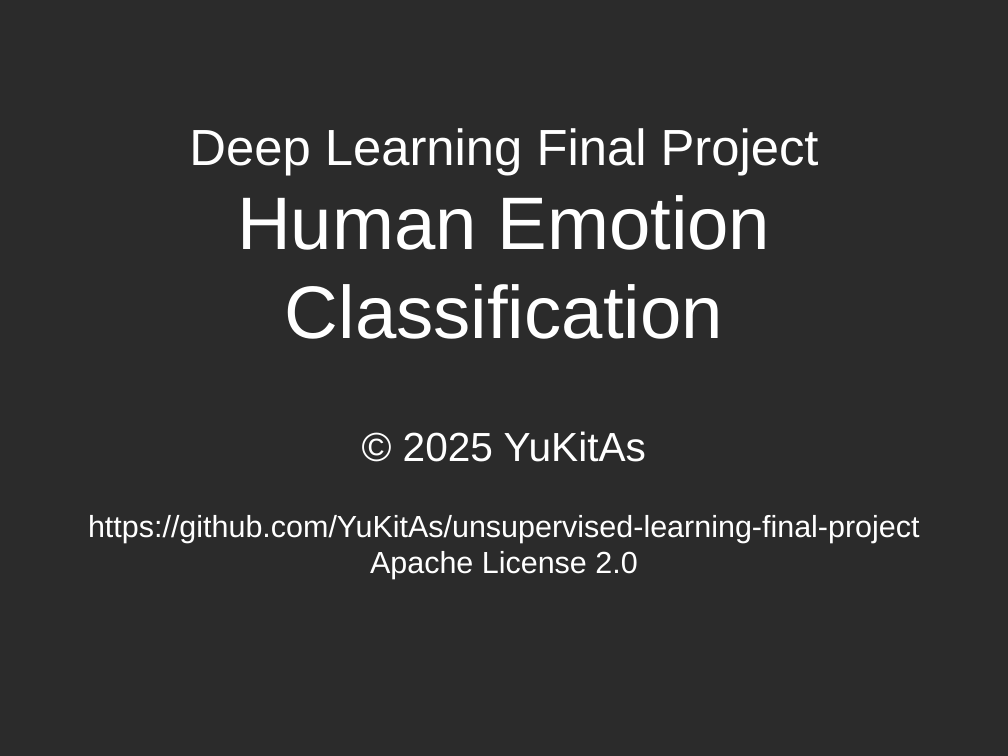
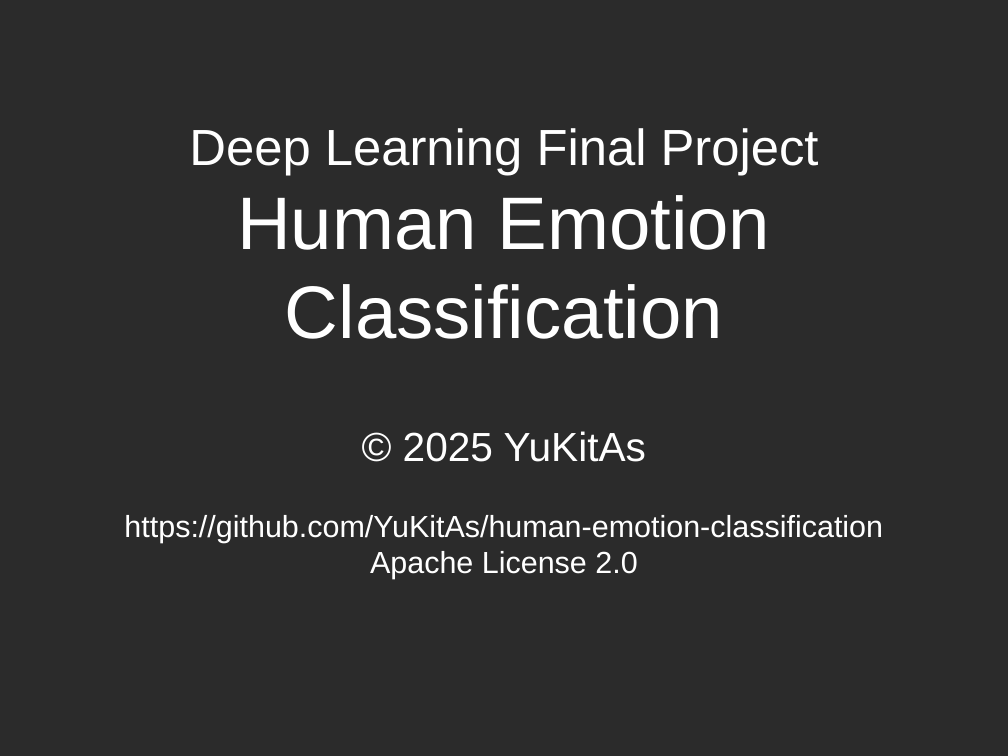
Before and after one commit to YuKitAs/human-emotion-classification, a slide deck: slide 1 of slides.odp. Drawn at 1008x756 pixels with LibreOffice and Linux fonts; fonts in the diff are those of the drawing; background and template pictures are left out; a plain dark background stands for a picture behind light text. Boxes give left, top, right and bottom in pixels: in the first picture for what was removed or moved away, otherwise in the second. Text is boxed around its words. In the diff, an @@ line names an element or a change of style, - is before the commit and + after.

Commit message:
Fix text in slides

```diff
--- a/slides.odp
+++ b/slides.odp
@@ subtitle at [124,515,883,542]: text changed @@
-https://github.com/YuKitAs/unsupervised-learning-final-project
+https://github.com/YuKitAs/human-emotion-classification
```
